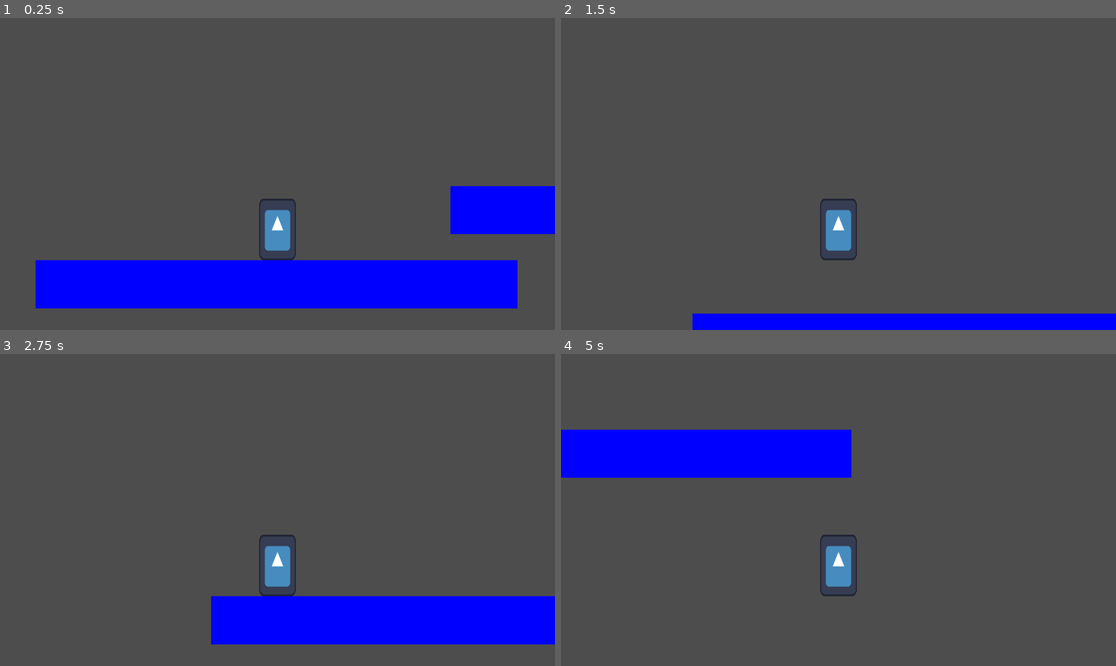
Above: before the commit, frames 1-4 (two rows, left to right).
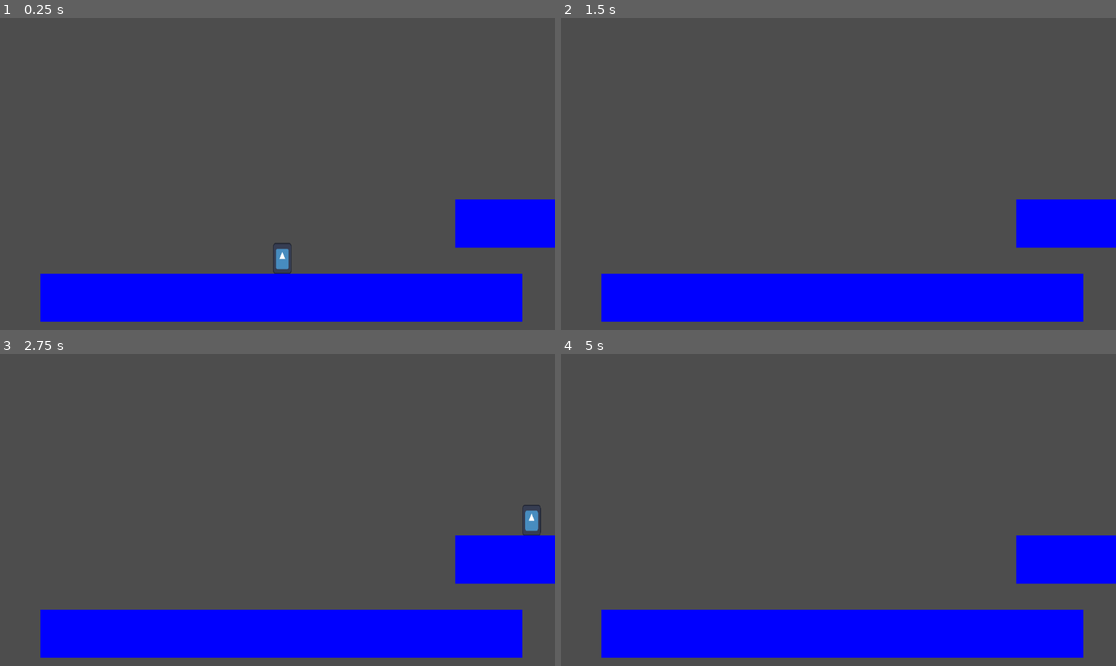
Above: after the commit, the same moments.

Repository: moaatt2/My-First-Game
Game: Godot game, scene res://scenes/world.tscn
Same seed, same stepped clock (60 frames per second), same inputs: the game is played once before the commit and once after it. The engine's default icon, where the game draws it, is replaced by a stand-in: a white triangle on a blue panel in a dark square.
Inputs (mouse positions are in pixels of both pictures, inside the frame that each line leads up to):
- Up to frame 1 (0.25 s): no input
- Up to frame 2 (1.5 s): tap Enter at 0.5 s; move the mouse to (960, 158) at 0.52 s; hold D (move_right) from 0.53 s (still down); tap Shift (dash) at 0.6, 1.35 s; tap Space (jump) at 0.77 s; move the mouse to (727, 189) at 1.27 s
- Up to frame 3 (2.75 s): tap Space (jump) at 1.52 s; move the mouse to (333, 441) at 2.02 s; release D (move_right) at 2.03 s; hold A (move_left) from 2.03 s (still down); tap Shift (dash) at 2.1 s
- Up to frame 4 (5 s): move the mouse to (810, 572) at 2.77 s; release A (move_left) at 2.78 s; hold D (move_right) 2.78-4.28 s; tap Shift (dash) at 2.85, 3.6, 4.35 s; tap Space (jump) at 3.02, 3.5, 3.77, 4.52 s; move the mouse to (1005, 556) at 3.52 s; move the mouse to (672, 463) at 4.27 s; hold A (move_left) from 4.28 s (still down)

The runs differ from the first frame. In frame 1, 10% of the frame differs, in the area x 6-100%, y 53-98%; in frame 2, 17%; in frame 3, 14%; in frame 4, 25%, in the area x 0-100%, y 24-98%.

Commit message:
Remove camera from player to fit level based view I have in mind.

Diff:
--- a/scenes/player.tscn
+++ b/scenes/player.tscn
@@ -4,23 +4,20 @@
 [ext_resource type="Script" uid="uid://b0vqpbpj1a0x4" path="res://scripts/player.gd" id="1_g2els"]
 
 [sub_resource type="RectangleShape2D" id="RectangleShape2D_g2els"]
-size = Vector2(77.5, 130)
+size = Vector2(38, 64)
 
 [node name="Player" type="CharacterBody2D"]
 script = ExtResource("1_g2els")
 jump_force = 1000
 
 [node name="Sprite2D" type="Sprite2D" parent="."]
-position = Vector2(0, -65)
-scale = Vector2(0.6, 1)
+position = Vector2(0, -32)
+scale = Vector2(0.3, 0.5)
 texture = ExtResource("1_3vyb7")
 
 [node name="CollisionShape2D" type="CollisionShape2D" parent="."]
-position = Vector2(0.25, -66)
+position = Vector2(0, -32)
 shape = SubResource("RectangleShape2D_g2els")
-
-[node name="Camera2D" type="Camera2D" parent="."]
-position = Vector2(0, -180)
 
 [node name="DashTimer" type="Timer" parent="."]
 wait_time = 0.4
